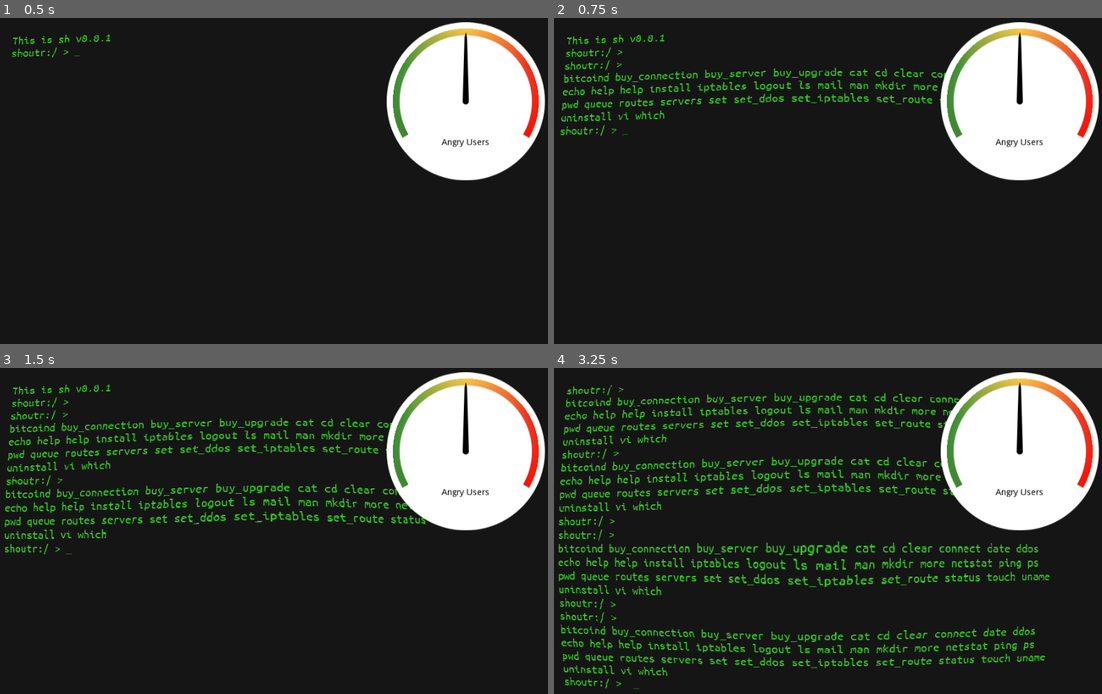
Above: before the commit, frames 1-4 (two rows, left to right).
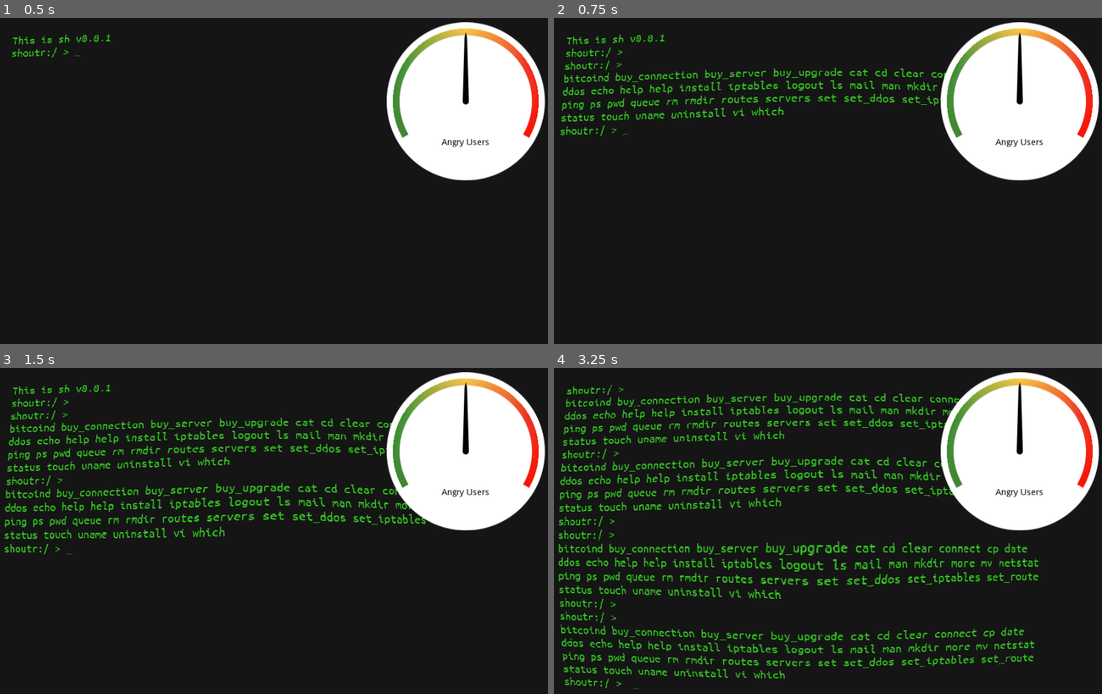
Above: after the commit, the same moments.

Repository: SmBe19/LD46
Game: Godot game, scene res://scn/root.tscn
Two runs of this game, one before a commit and one after it. Both use one fixed random seed, a clock stepped at 60 frames per second and the inputs below.
Inputs:
- Up to frame 1 (0.5 s): no input
- Up to frame 2 (0.75 s): tap Enter at 0.5 s; hold Right from 0.53 s (still down); tap Tab at 0.6 s
- Up to frame 3 (1.5 s): tap Space at 0.77, 1.25 s; release Right at 1.28 s; hold Down from 1.28 s (still down); tap Tab at 1.35 s
- Up to frame 4 (3.25 s): tap Space at 1.52, 2.75, 3.02 s; tap Enter at 2, 2.85 s; release Down at 2.03 s; hold Right 2.03-2.78 s; tap Backspace at 2.1 s; tap Tab at 2.3, 3.05 s; hold Up from 2.78 s (still down)

Frame 1 is identical in both runs. In frame 2, 1.7% of the frame differs, in the area x 1-71%, y 18-32%; in frame 3, 3.7%; in frame 4, 8.1%, in the area x 0-91%, y 11-96%.
Error in both runs: Invalid get index '0' (on base: 'Nil'). (res://src/cmd/sh.gd:63)

Commit message:
make linux feel better

Diff:
--- /dev/null
+++ b/src/cmd/cp.gd
@@ -0,0 +1,27 @@
+extends Process
+
+func usage():
+	send_output('usage: cp <file> <file>')
+
+func help():
+	send_output("Copy files\n")
+	usage()
+	send_output("\nAlso see: mv, rm")
+
+func run(args):
+	if len(args) < 3:
+		usage()
+		return 1
+	var infile = self.cwd.open(args[1])
+	if infile == null:
+		send_output("cp: " + args[1] + ": no such file")
+		return 1
+	if infile.file_type('') != 'file':
+		send_output("cp: " + args[1] + ": is not a file")
+		return 1
+	var outfile = self.cwd.open(args[2], true)
+	if outfile.file_type('') != 'file':
+		send_output("cp: " + args[2] + ": is not a file")
+		return 1
+	outfile.content = infile.content
+	return 0
--- a/src/cmd/ls.gd
+++ b/src/cmd/ls.gd
@@ -49,8 +49,11 @@
 		else:
 			if node.is_dir():
 				var elements = node.children.duplicate()
+				var dirname = args[i]
+				if dirname.ends_with('/'):
+					dirname = dirname.left(len(dirname)-1)
 				for el in elements:
-					all_elements[args[i] + '/' + el] = elements[el]
+					all_elements[dirname + '/' + el] = elements[el]
 			else:
 				all_elements[node.name] = node
 	if len(all_elements) == 0:
--- /dev/null
+++ b/src/cmd/mv.gd
@@ -0,0 +1,28 @@
+extends Process
+
+func usage():
+	send_output('usage: mv <file> <file>')
+
+func help():
+	send_output("Move files\n")
+	usage()
+	send_output("\nAlso see: cp, rm")
+
+func run(args):
+	if len(args) < 3:
+		usage()
+		return 1
+	var infile = self.cwd.open(args[1])
+	if infile == null:
+		send_output("mv: " + args[1] + ": no such file")
+		return 1
+	if infile.file_type('') != 'file':
+		send_output("mv: " + args[1] + ": is not a file")
+		return 1
+	var outfile = self.cwd.open(args[2], true)
+	if outfile.file_type('') != 'file':
+		send_output("mv: " + args[2] + ": is not a file")
+		return 1
+	outfile.content = infile.content
+	infile.parent.children.erase(infile.name)
+	return 0
--- /dev/null
+++ b/src/cmd/rm.gd
@@ -0,0 +1,30 @@
+extends Process
+
+func usage():
+	send_output('usage: rm <file> [<file> ...]')
+
+func help():
+	send_output("Remove files\n")
+	usage()
+	send_output("\nAlso see: rmdir, mv, cp")
+
+func run(args):
+	if len(args) < 2:
+		usage()
+		return 1
+	var failed = false
+	for i in range(1, len(args)):
+		filename = args[i]
+		var file = self.cwd.get_node(filename)
+		if file == null:
+			send_output("rm: " + filename + ": no such file")
+			failed = true
+			continue
+		if file.file_type('') != 'file':
+			send_output("rm: " + filename + ": is not a file")
+			failed = true
+			continue
+		file.parent.children.erase(file.name)
+	if failed:
+		return 1
+	return 0
--- /dev/null
+++ b/src/cmd/rmdir.gd
@@ -0,0 +1,34 @@
+extends Process
+
+func usage():
+	send_output('usage: rmdir <dir> [<dir> ...]')
+
+func help():
+	send_output("Remove directories\n")
+	usage()
+	send_output("\nAlso see: rm")
+
+func run(args):
+	if len(args) < 2:
+		usage()
+		return 1
+	var failed = false
+	for i in range(1, len(args)):
+		filename = args[i]
+		var file = self.cwd.get_node(filename)
+		if file == null:
+			send_output("rmdir: " + filename + ": no such directory")
+			failed = true
+			continue
+		if file.file_type('') != 'dir':
+			send_output("rmdir: " + filename + ": is not a directory")
+			failed = true
+			continue
+		if len(file.children) > 2:
+			send_output("rmdir: " + filename + ": is not empty")
+			failed = true
+			continue
+		file.parent.children.erase(file.name)
+	if failed:
+		return 1
+	return 0
--- a/src/cmd/sh.gd
+++ b/src/cmd/sh.gd
@@ -236,7 +236,7 @@
 				if x.begins_with(completion_seed):
 					res.append(x)
 			return res
-		"vi","cat","cd","ls","more":
+		"vi","cat","cd","ls","more","cp","mv","rm","rmdir":
 			var res = []
 			var last_dir = completion_seed.find_last('/')+1
 
